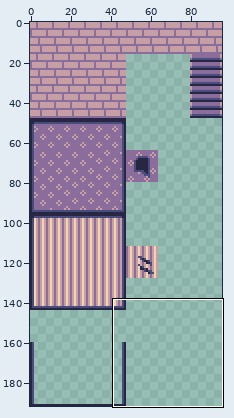
Sprite sheet: ArtAssets/Tilesets/tileset_basic.png. Above: a wide view before the commit, with the close-up outlined.
Close-up. Earlier state:
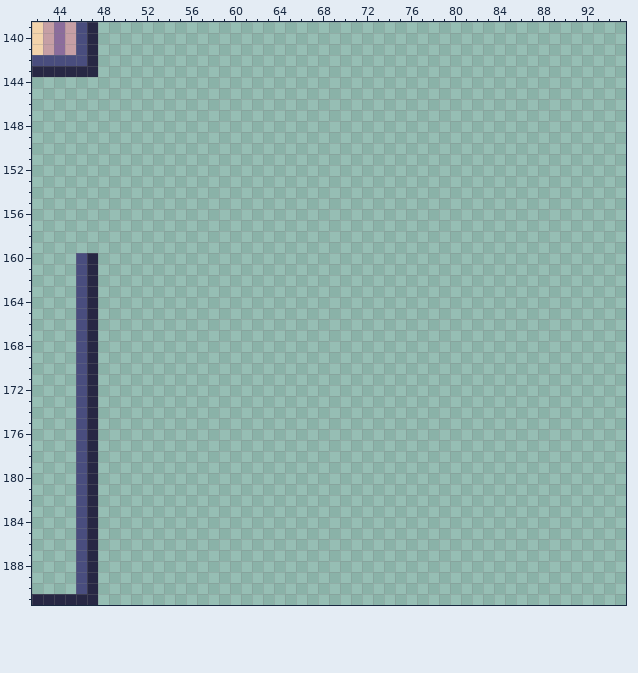
The file is 96x192 pixels. Shown: x 42..95, y 139..191.
And afterwards:
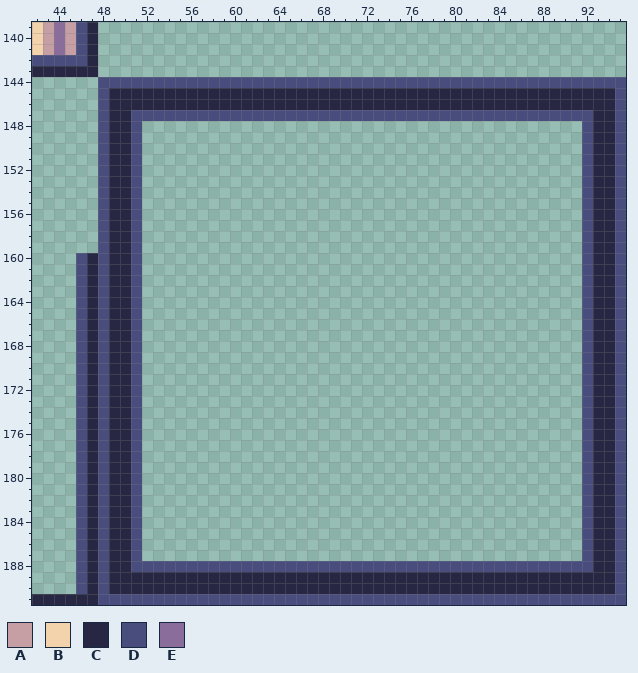
Palette (. is transparent): A #c69fa5  B #f2d3ab  C #272744  D #494d7e  E #8b6d9c
Edits made:
Colour C is added in rows 145 to 146 at x 49 to 94; in rows 147 to 188 at x 49 to 50 and 93 to 94; in rows 189 to 190 at x 49 to 94.
Colour D is added in row 144 at x 48 to 95; in rows 145 to 146 at x 48 and 95; in row 147 at x 48, 51 to 92 and 95; in rows 148 to 187 at x 48, 51, 92 and 95; in row 188 at x 48, 51 to 92 and 95; in rows 189 to 190 at x 48 and 95.
Colour D is added in row 191 at x 48 to 95.
